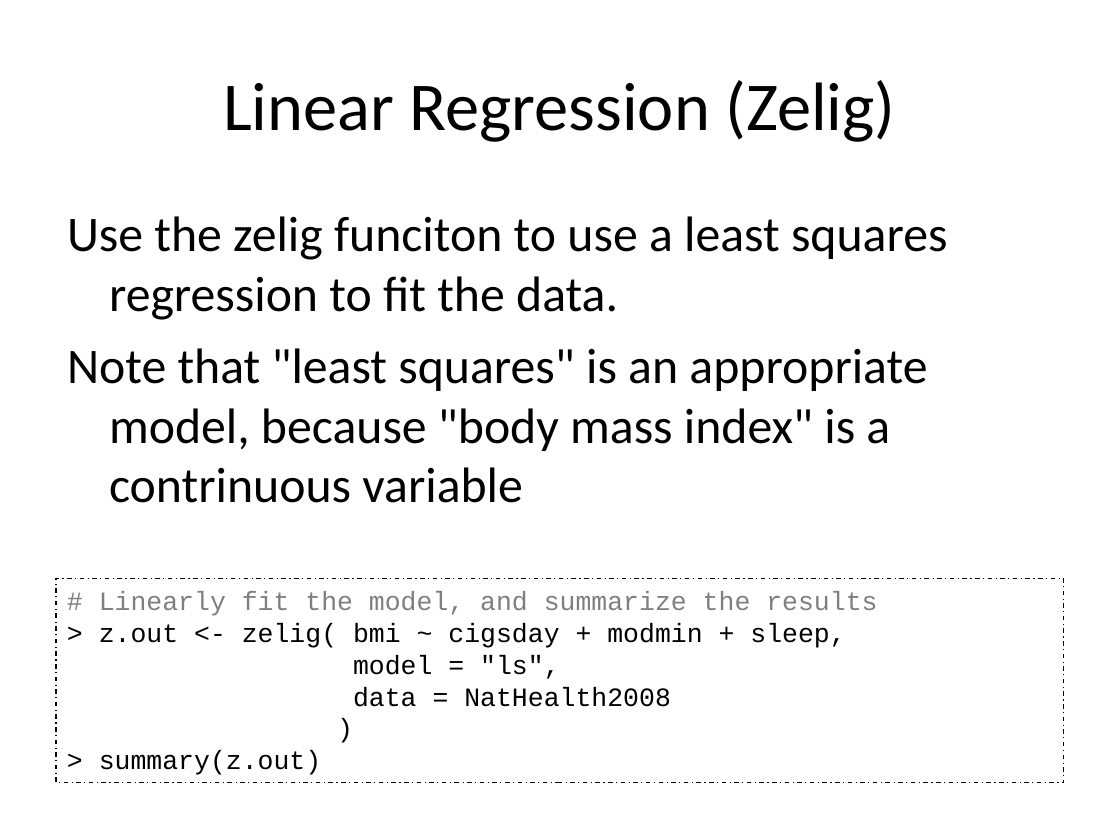
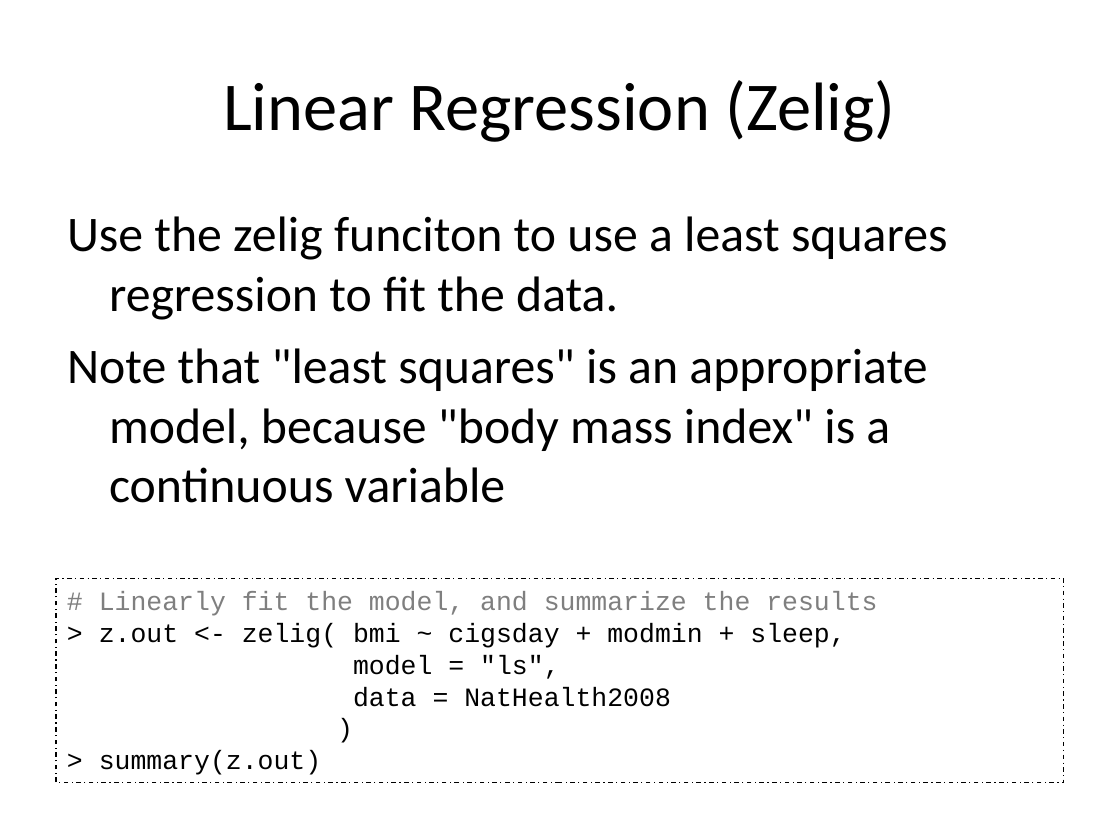
Before and after one commit to IQSS/Zelig4-Documentation, a slide deck: slide 86 of R-and-Stastics/R and Statistics.pptx (slide 87 before the commit). Drawn at 1120x840 pixels with LibreOffice and Linux fonts; fonts in the diff are those of the drawing. Boxes give left, top, right and bottom in pixels: in the first picture for what was removed or moved away, otherwise in the second. Text is boxed around its words. In the diff, an @@ line names an element or a change of style, - is before the commit and + after.

```diff
--- a/R-and-Stastics/R and Statistics.pptx
+++ b/R-and-Stastics/R and Statistics.pptx
@@ text at (67, 348, 927, 503): text changed @@
-Note that "least squares" is an appropriate model, because "body mass index" is a contrinuous variable
+Note that "least squares" is an appropriate model, because "body mass index" is a continuous variable
```
Also in this commit, not shown: 16 other slides changed, 2 slides added, 4 slides removed, 2 other files.
